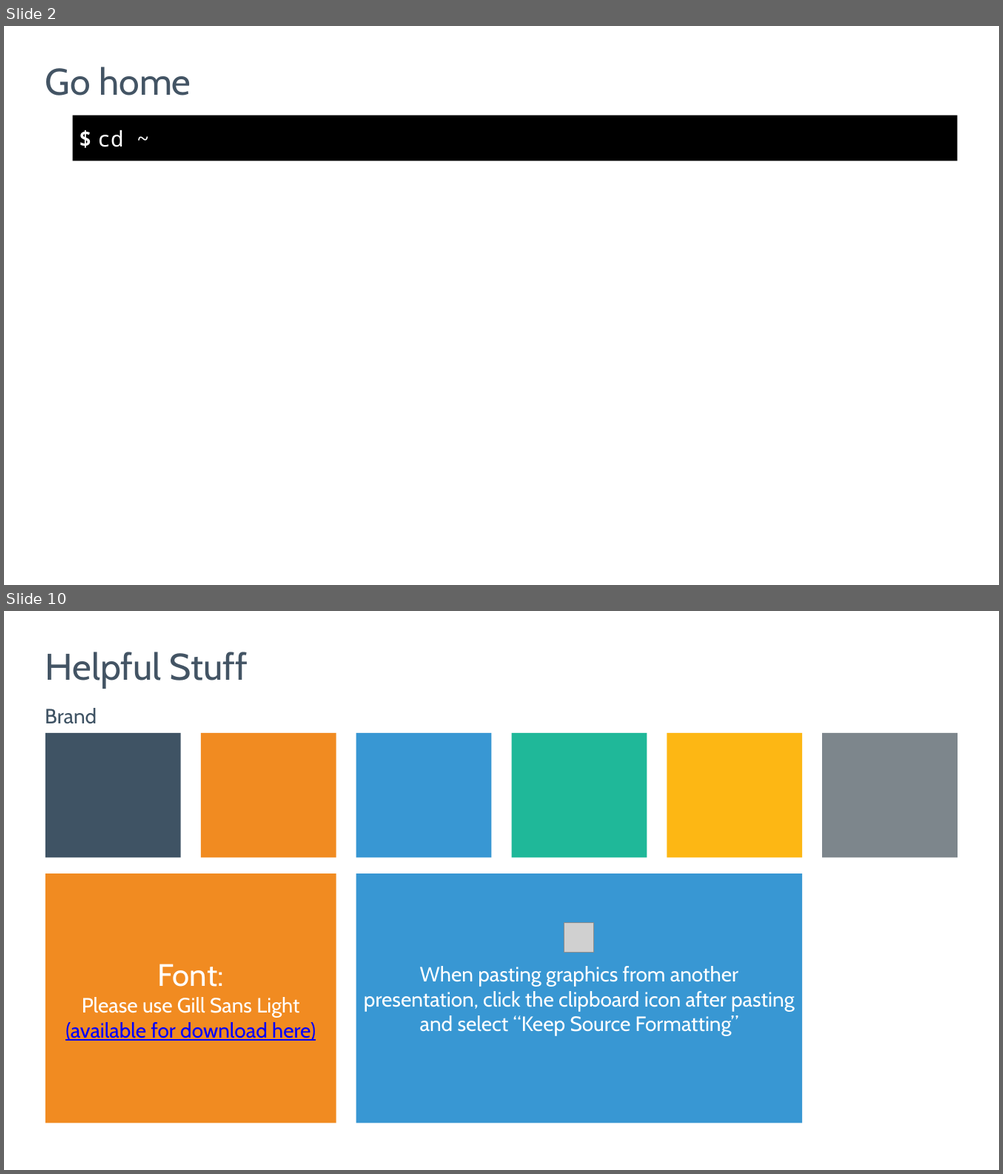
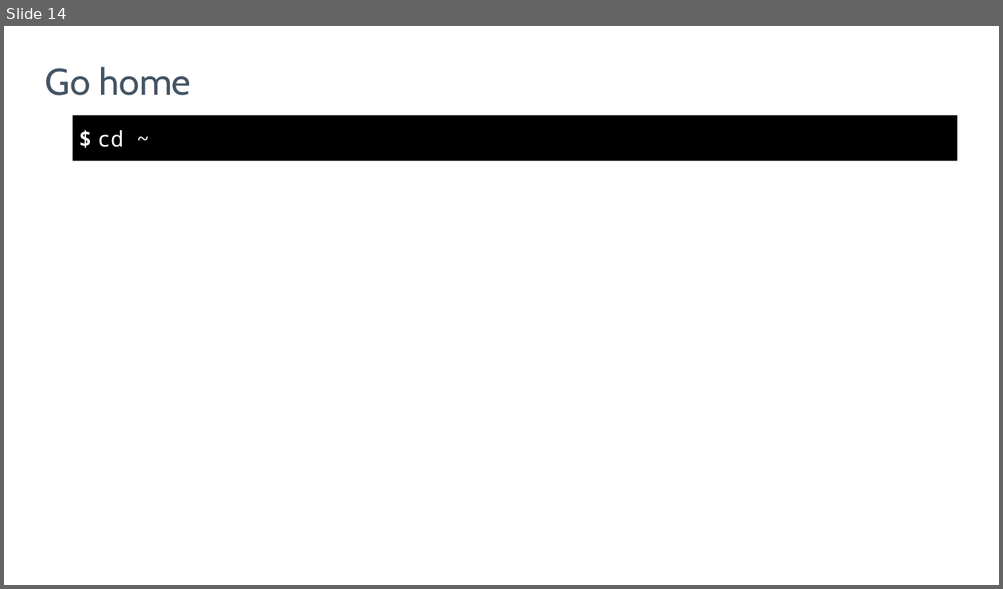
Before and after one commit to nathenharvey/introduction-to-inspec, a slide deck: powerpoint/Continuous-Compliance.pptx. Shown one above the other, each under a label of ours: slides 2 and 10 before the commit, slide 14 after it; the slides between them are not shown. The pictures are 1003x1174 and 1003x589 pixels, drawn with LibreOffice and Linux fonts; fonts in the diff are those of the drawing; grey boxes stand for pictures; background and template pictures are left out. Boxes give left, top, right and bottom in pixels: in the first picture for what was removed or moved away, otherwise in the second. Text is boxed around its words. In the diff, an @@ line names an element or a change of style, - is before the commit and + after.

```diff
--- a/powerpoint/Continuous-Compliance.pptx
+++ b/powerpoint/Continuous-Compliance.pptx
@@ slide 10 removed at [4,611,999,1170], background picture (left out) @@
@@ title removed at [45,652,247,688] @@
-Helpful Stuff
@@ text removed at [45,708,104,753] @@
-Brand Colors:
@@ rectangle removed at [45,733,181,857] @@
@@ rectangle removed at [200,733,336,857] @@
@@ rectangle removed at [356,733,492,857] @@
@@ rectangle removed at [511,733,647,857] @@
@@ rectangle removed at [666,733,802,857] @@
@@ rectangle removed at [822,733,958,857] @@
@@ rectangle removed at [45,874,336,1124] @@
-Font:
-Please use Gill Sans Light
-(available for download here)
@@ rectangle removed at [356,874,802,1124] @@
-When pasting graphics from another presentation, click the clipboard icon after pasting and select “Keep Source Formatting”
@@ picture removed at [564,923,593,952] @@
@@ what was slide 2 is now slide 14 @@
```
Also in this commit, not shown: 22 slides added, 8 other slides removed.
